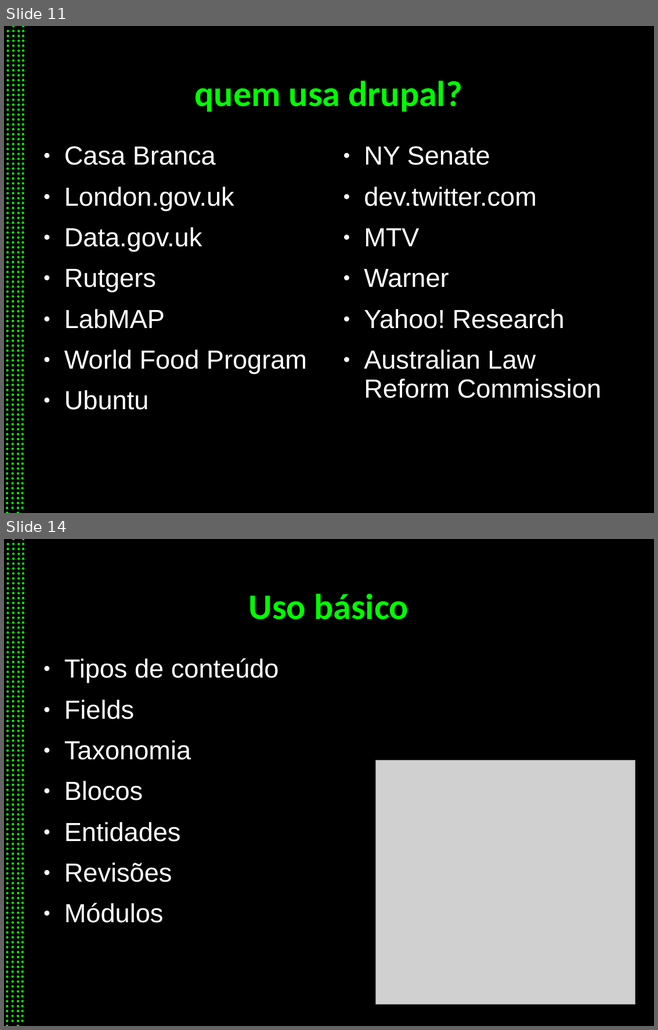
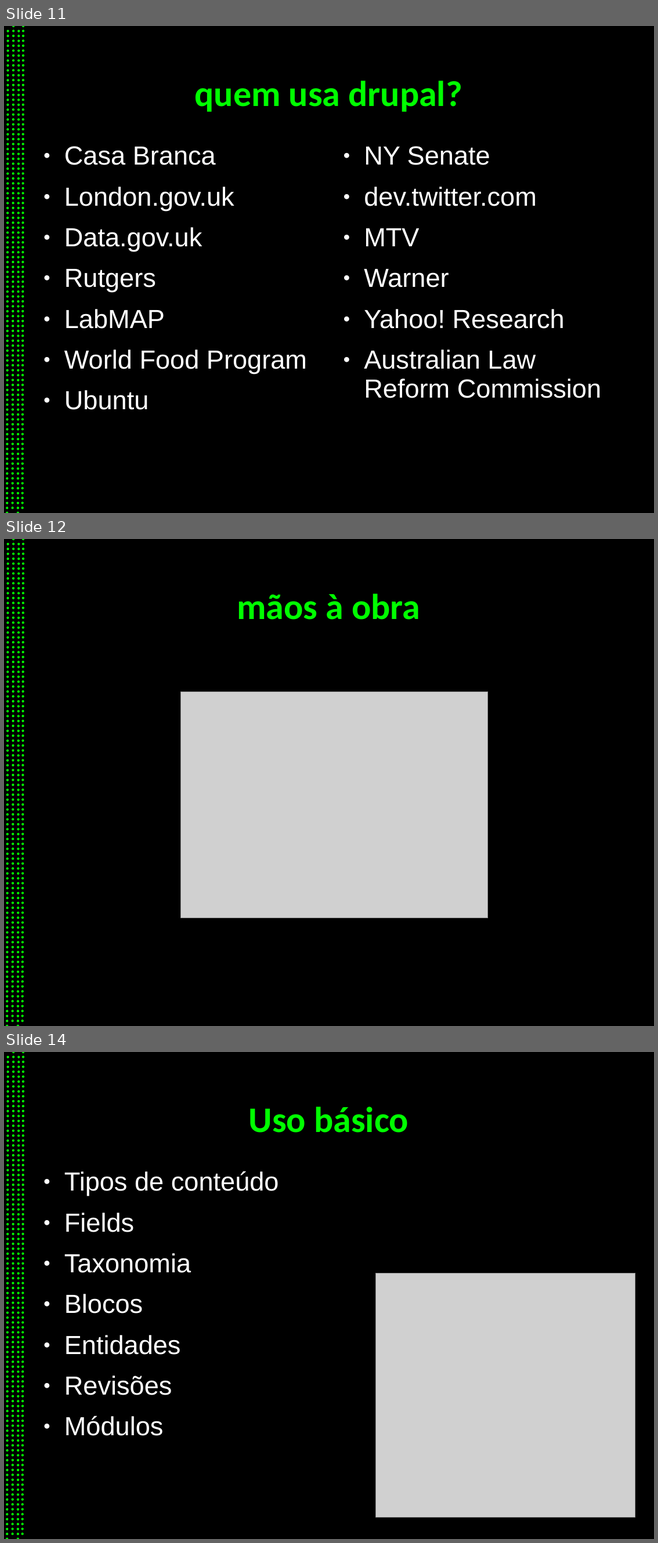
Before and after one commit to eduoda/pub, a slide deck: palestra_drupal.odp. Shown one above the other, each under a label of ours: slides 11 and 14 before the commit, slides 11, 12 and 14 after it; the slides between them are not shown. The pictures are 658x1030 and 658x1543 pixels, drawn with LibreOffice and Linux fonts; fonts in the diff are those of the drawing; grey boxes stand for pictures. Boxes give left, top, right and bottom in pixels: in the first picture for what was removed or moved away, otherwise in the second. Text is boxed around its words. In the diff, an @@ line names an element or a change of style, - is before the commit and + after.

```diff
--- a/palestra_drupal.odp
+++ b/palestra_drupal.odp
@@ slide 12 added at (4, 539, 654, 1026), background #000000; not listed: 4 template elements that a slide beside it also shows @@
@@ title added at (237, 594, 420, 620), 44 pt, text #00FF00, bold @@
+mãos à obra
@@ picture added at (181, 692, 488, 918) @@
```
Also in this commit, not shown: 6 slides changed, 1 other file.
